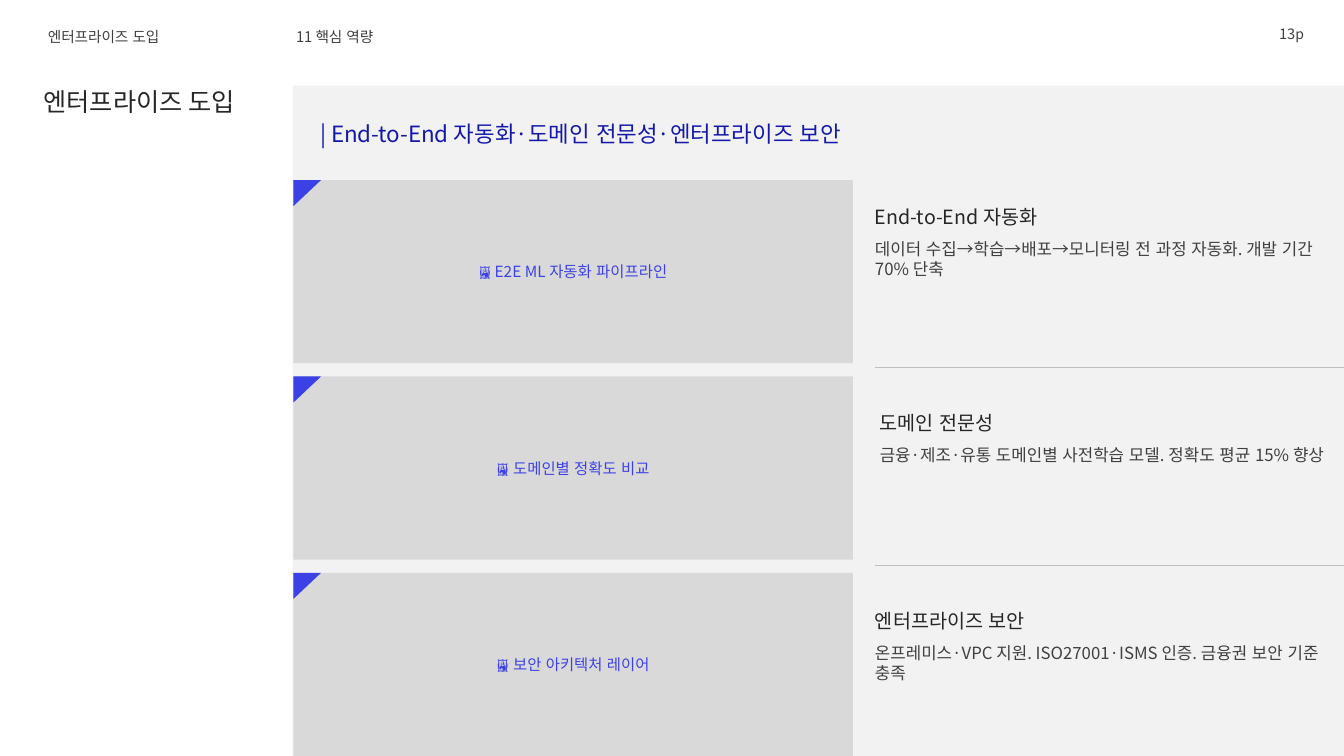
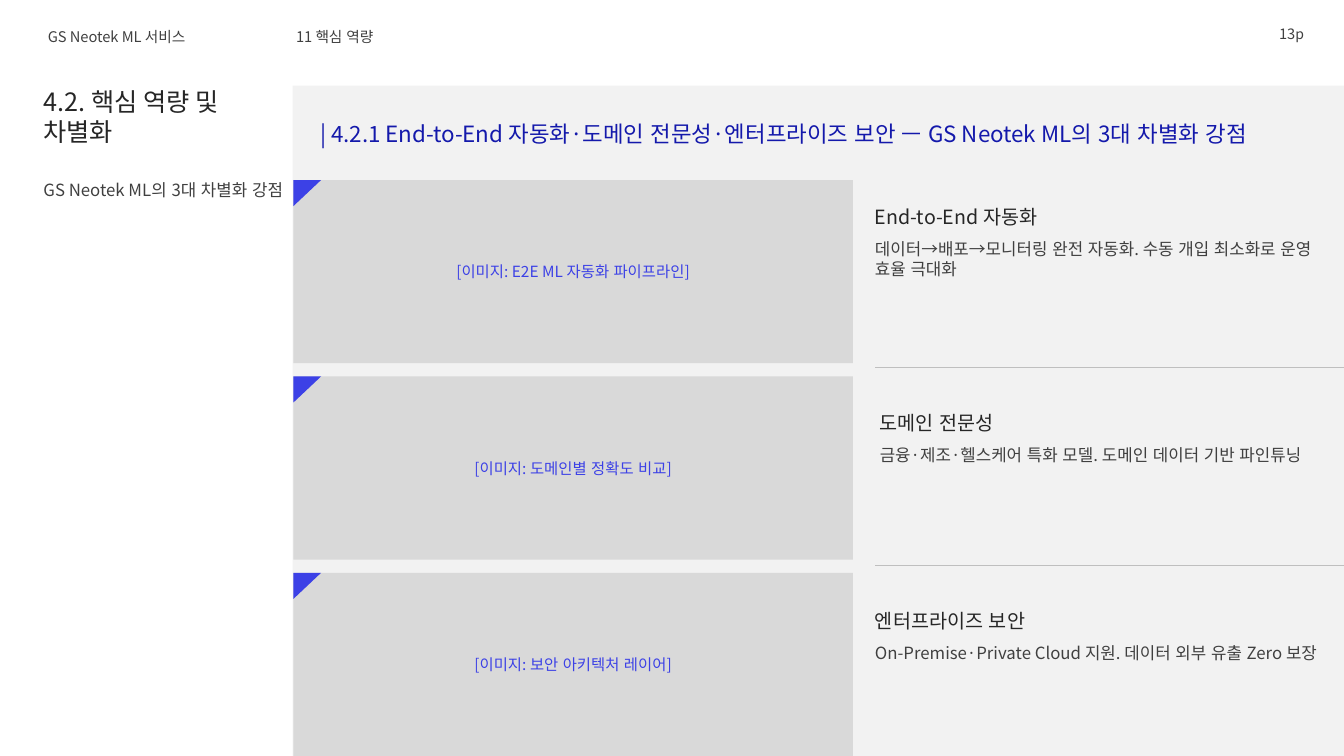
Before and after one commit to lhs6395-hslee/2026-gsn-pptx, a slide deck: slide 13 of result/머신러닝_심층_기술_가이드_재현검증.pptx. Drawn at 1344x756 pixels with LibreOffice and Linux fonts; fonts in the diff are those of the drawing; background and template pictures are left out. Boxes give left, top, right and bottom in pixels: in the first picture for what was removed or moved away, otherwise in the second. Text is boxed around its words. In the diff, an @@ line names an element or a change of style, - is before the commit and + after.

```diff
--- a/result/머신러닝_심층_기술_가이드_재현검증.pptx
+++ b/result/머신러닝_심층_기술_가이드_재현검증.pptx
@@ title at (x1=48, y1=30, x2=185, y2=43): text changed @@
-엔터프라이즈 도입
+GS Neotek ML 서비스
@@ text at (x1=43, y1=90, x2=218, y2=143): text changed @@
-엔터프라이즈 도입
+4.2. 핵심 역량 및 차별화
@@ text at (x1=331, y1=123, x2=1247, y2=144): text changed @@
-| End-to-End 자동화·도메인 전문성·엔터프라이즈 보안
+| 4.2.1 End-to-End 자동화·도메인 전문성·엔터프라이즈 보안 — GS Neotek ML의 3대 차별화 강점
@@ text added at (x1=43, y1=182, x2=283, y2=198), 12 pt, text #404040 @@
+GS Neotek ML의 3대 차별화 강점
@@ text in rectangle at (x1=456, y1=264, x2=690, y2=280): text changed @@
-🖼 E2E ML 자동화 파이프라인
+[이미지: E2E ML 자동화 파이프라인]
@@ text at (x1=875, y1=241, x2=1311, y2=277): text changed @@
-데이터 수집→학습→배포→모니터링 전 과정 자동화. 개발 기간 70% 단축
+데이터→배포→모니터링 완전 자동화. 수동 개입 최소화로 운영 효율 극대화
@@ text at (x1=880, y1=447, x2=1301, y2=463): text changed @@
-금융·제조·유통 도메인별 사전학습 모델. 정확도 평균 15% 향상
+금융·제조·헬스케어 특화 모델. 도메인 데이터 기반 파인튜닝
@@ text in rectangle at (x1=474, y1=461, x2=672, y2=477): text changed @@
-🖼 도메인별 정확도 비교
+[이미지: 도메인별 정확도 비교]
@@ text in rectangle at (x1=474, y1=657, x2=672, y2=673): text changed @@
-🖼 보안 아키텍처 레이어
+[이미지: 보안 아키텍처 레이어]
@@ text at (x1=875, y1=645, x2=1317, y2=661): text changed @@
-온프레미스·VPC 지원. ISO27001·ISMS 인증. 금융권 보안 기준 충족
+On-Premise·Private Cloud 지원. 데이터 외부 유출 Zero 보장
```
Also in this commit, not shown: 11 other slides changed, 5 other files.
